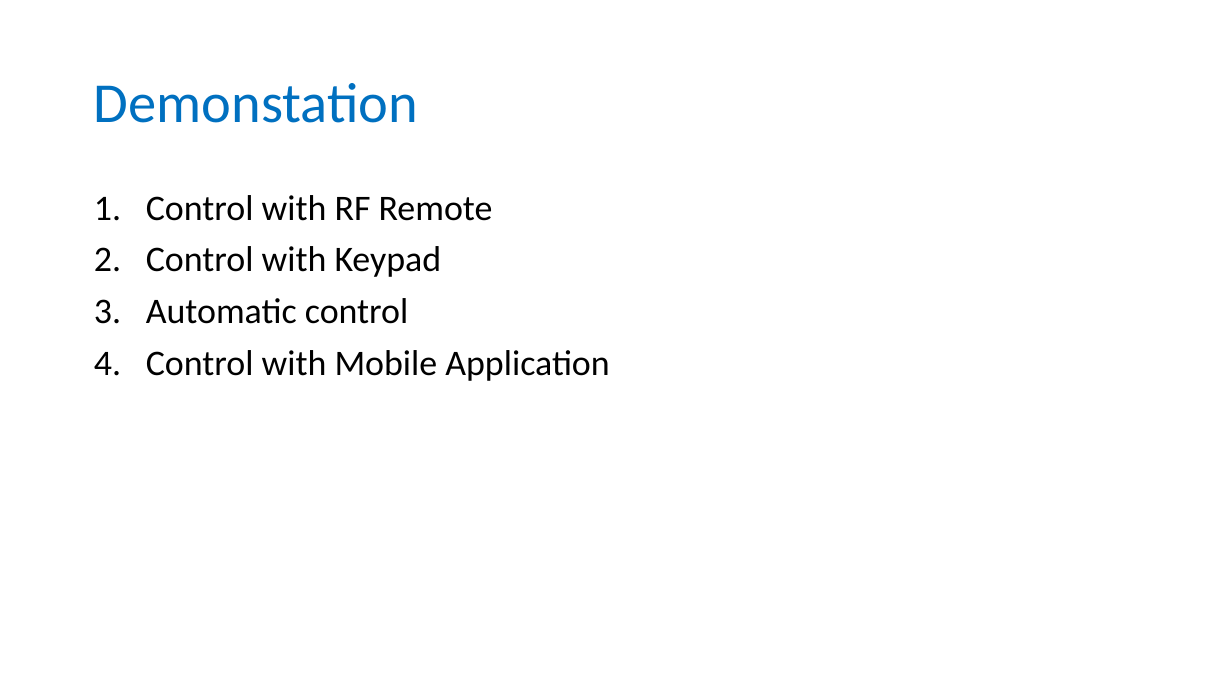
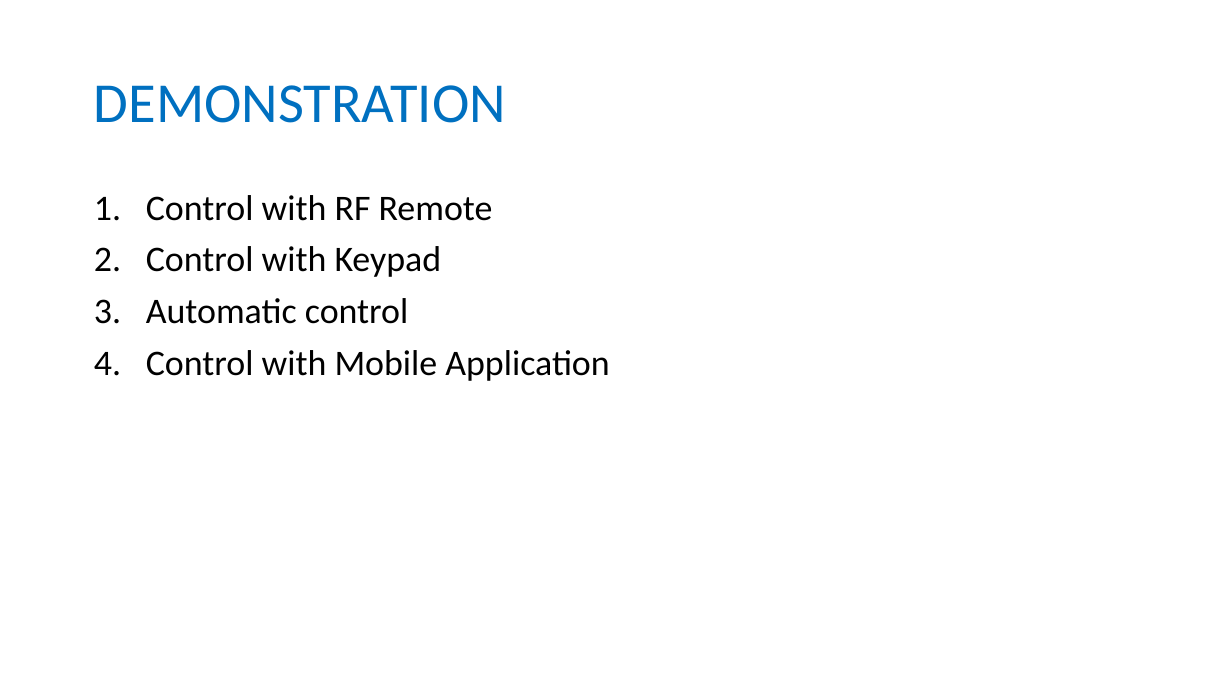
Before and after one commit to longhoang0304/DCDCS_Documentation, a slide deck: slide 33 of Final-Presentation.pptx (slide 14 before the commit). Drawn at 1232x693 pixels with LibreOffice and Linux fonts; fonts in the diff are those of the drawing. Boxes give left, top, right and bottom in pixels: in the first picture for what was removed or moved away, otherwise in the second. Text is boxed around its words. In the diff, an @@ line names an element or a change of style, - is before the commit and + after.

```diff
--- a/Final-Presentation.pptx
+++ b/Final-Presentation.pptx
@@ title at <box>94,85,506,123</box>: text changed @@
-Demonstation
+DEMONSTRATION
```
Also in this commit, not shown: 3 other slides changed, 31 slides added, 11 slides removed, 2 other files.
